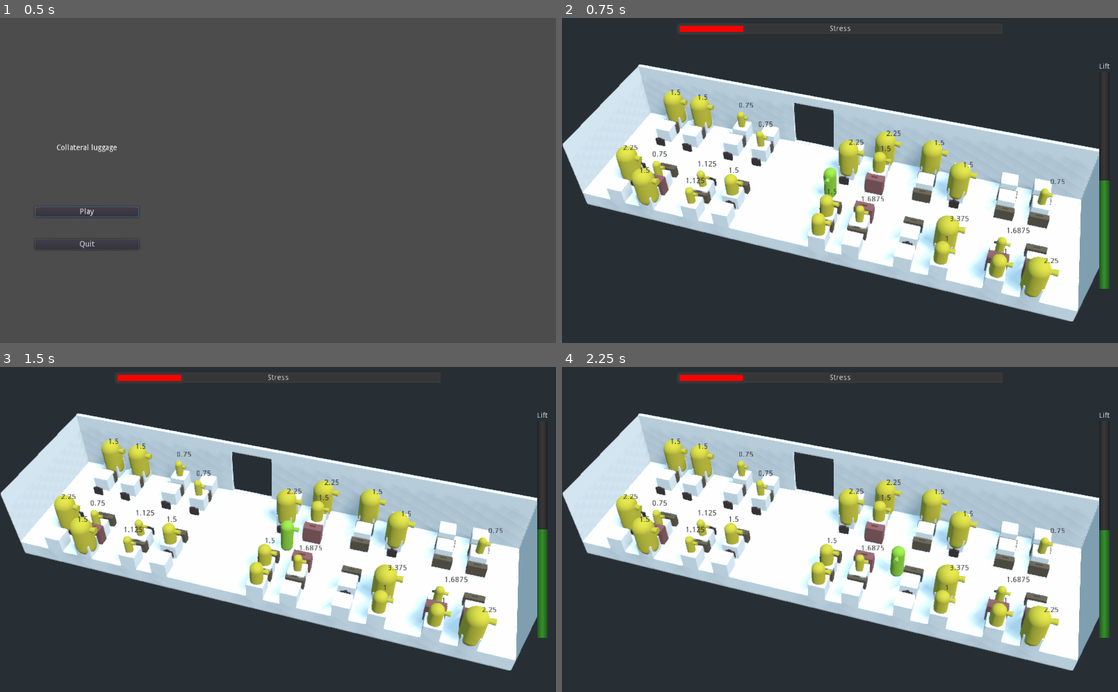
Above: before the commit, frames 1-4 (two rows, left to right).
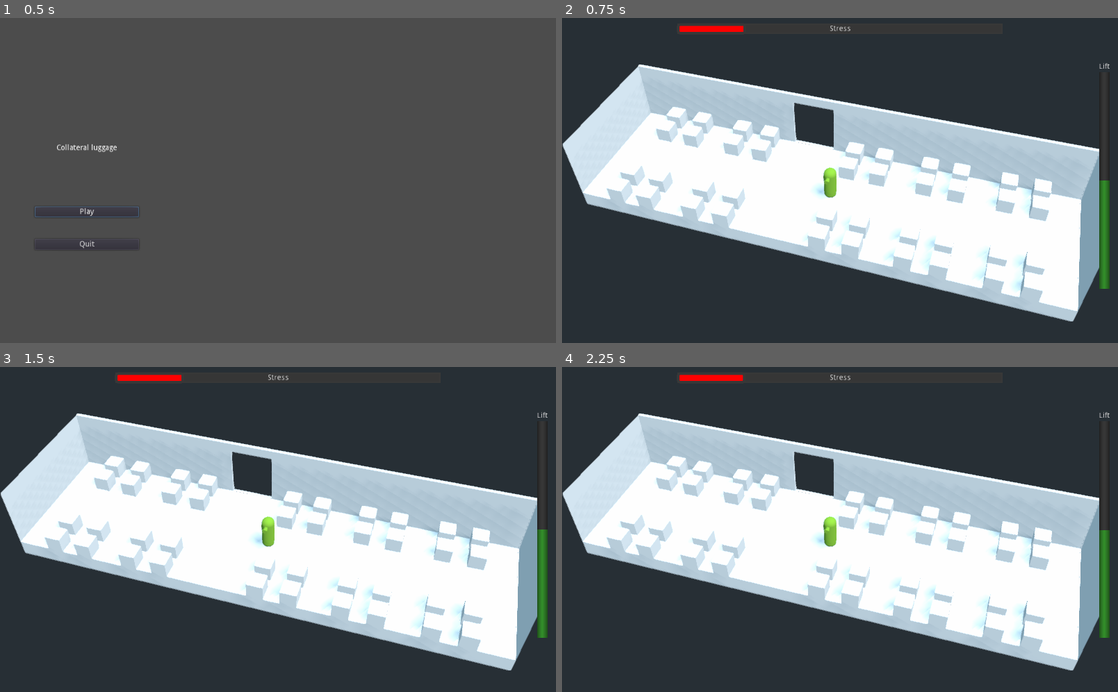
Above: after the commit, the same moments.

Repository: the-last-willy/game_jam_22_07
Game: Godot game, scene res://Game/Scenes/Main/Main.tscn
The game is run twice, just before and just after one commit, with the same random seed, the same clock (stepped at 60 frames per second) and the same inputs.
Inputs (mouse positions are in pixels of both pictures, inside the frame that each line leads up to):
- Up to frame 1 (0.5 s): no input
- Up to frame 2 (0.75 s): click "Play" at 0.5 s
- Up to frame 3 (1.5 s): tap Enter (ui_accept) at 1.25 s; move the mouse to (400, 513) at 1.27 s; hold D (move_right) from 1.28 s (still down); tap Space (grab_luggage) at 1.35 s; click (400, 513) at 1.42 s
- Up to frame 4 (2.25 s): tap Enter (ui_accept) at 1.52 s; move the mouse to (728, 545) at 2.02 s; release D (move_right) at 2.03 s; hold S (move_backward) from 2.03 s (still down); tap Space (grab_luggage) at 2.1 s

Frame 1 is identical in both runs. In frame 2, 9.0% of the frame differs, in the area x 9-91%, y 22-86%; in frame 3, 9.4%; in frame 4, 9.6%.
Error after the commit: Parse Error: The class "Passenger" was found in global scope, but its script couldn't be loaded. (res://Game/Character/Player/Player.gd:62)

Commit message:
Throw luggage wip

Diff:
--- a/Game/Character/PassengerSpawner/PassengerSpawner.gd
+++ b/Game/Character/PassengerSpawner/PassengerSpawner.gd
@@ -11,13 +11,34 @@
 var protector: float
 var weight: float
 var passenger = preload("res://Game/Character/Passenger/Passenger.tscn")
-var passenger_instance : Passenger
+
+enum LuggagePlacement { left, right }
+
+export(LuggagePlacement) var luggage_placement = LuggagePlacement.left
+var luggage_scene = load("res://Game/Props/Luggage/Luggage.tscn")
+
+var luggage_placement_node : Spatial
 
 func _ready() :
+	luggage_placement_node = get_parent().get_node("LuggagePlacement")
+	var passenger = spawn_passenger()
+	if passenger != null:
+		spawn_luggage(passenger)
+
+func spawn_luggage(passenger : Passenger):
+	var luggage = luggage_scene.instance()
+	match(luggage_placement):
+		LuggagePlacement.left:
+			luggage.transform = luggage_placement_node.get_node("Left").transform
+		LuggagePlacement.right:
+			luggage.transform = luggage_placement_node.get_node("Right").transform
+	add_child(luggage)
+
+func spawn_passenger() -> Passenger:
 	var  is_spowned = randi() % 1000
 
 	if is_spowned < 250:
-		return
+		return null
 
 	generate_random()
 
@@ -25,7 +46,7 @@
 
 	var passenger_type = load(path)
 
-	passenger_instance = passenger.instance()
+	var passenger_instance = passenger.instance()
 
 	passenger_instance.add_child(passenger_type.instance())
 
@@ -39,9 +60,7 @@
 	passenger_instance.set_anger(anger)
 	passenger_instance.set_protector(protector)
 	passenger_instance.set_weight(weight)
-	passenger_instance.set_luggage( get_parent().luggage )
-	print(get_parent().luggage)
-
+	return passenger_instance
 
 func generate_random() :
 	character.init(randi() % 4, randi() % 3,randi() % 3, randi() % 2, randi() % 7)
--- a/Game/Character/Player/Player.gd
+++ b/Game/Character/Player/Player.gd
@@ -59,8 +59,8 @@
 		elif Input.is_action_just_pressed("grab_luggage"):
 			grab_luggage( nearest_passenger )
 
-func grab_luggage( passenger ) -> void:
-	pass
+func grab_luggage( passenger : Passenger ) -> void:
+	passenger.luggage.queue_free()
 
 func confrontation_transition():
 	throw_button.visible = false
--- a/Game/Props/Seat/Seat.gd
+++ b/Game/Props/Seat/Seat.gd
@@ -1,12 +1,11 @@
 extends Spatial
 
-enum LuggagePlacement { left, right }
+
 
 export(LuggagePlacement) var luggage_placement = LuggagePlacement.left
 
 var luggage_scene = load("res://Game/Props/Luggage/Luggage.tscn")
-onready var passenger_spawner = $PassengerSpawner
-var luggage : Luggage
+
 
 func _ready():
 	luggage = luggage_scene.instance()
--- a/Game/Props/Seat/Seat.tscn
+++ b/Game/Props/Seat/Seat.tscn
@@ -1,7 +1,6 @@
-[gd_scene load_steps=5 format=2]
+[gd_scene load_steps=4 format=2]
 
 [ext_resource path="res://Game/Character/PassengerSpawner/PassengerSpawner.tscn" type="PackedScene" id=1]
-[ext_resource path="res://Game/Props/Seat/Seat.gd" type="Script" id=2]
 
 [sub_resource type="CubeMesh" id=1]
 size = Vector3( 0.5, 0.5, 0.5 )
@@ -10,8 +9,6 @@
 data = PoolVector3Array( -0.25, 0.25, 0.25, 0.25, 0.25, 0.25, -0.25, -0.25, 0.25, 0.25, 0.25, 0.25, 0.25, -0.25, 0.25,  …(608 unchanged characters)…
 
 [node name="Seat" type="Spatial"]
-script = ExtResource( 2 )
-luggage_placement = 1
 
 [node name="Model" type="MeshInstance" parent="."]
 transform = Transform( 1, 0, 0, 0, 1, 0, 0, 0, 1, 0, 0.25, 0 )
